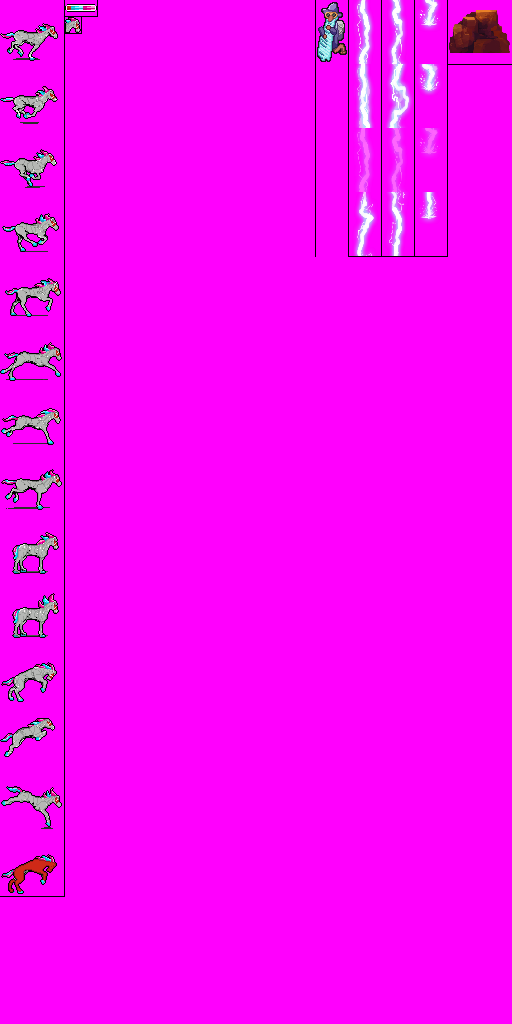
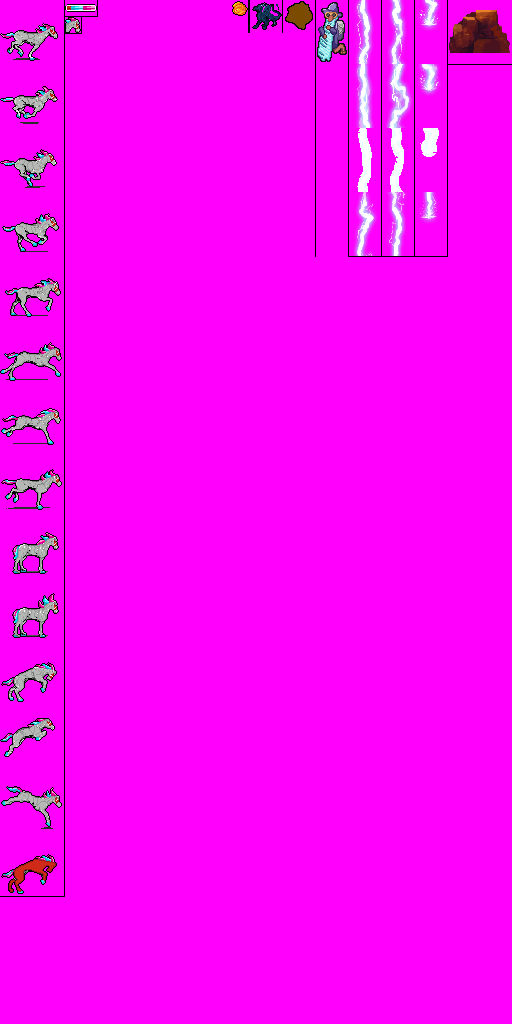
Comparing the layer stacks of the two 512px x 1024px images. Changes:
painted on "Separators" over [248, 0, 283, 33]
added layer "Fireball" above "Dragon" over [232, 1, 248, 16]
added layer "Dragon" above "Meteorite" over [252, 2, 282, 30]
added layer "Meteorite" above "Wizard" over [285, 1, 313, 30]
painted on "Thunder A" over [354, 128, 374, 192]
painted on "Thunder B" over [387, 128, 407, 192]
painted on "Thunder C" over [417, 128, 441, 159]
